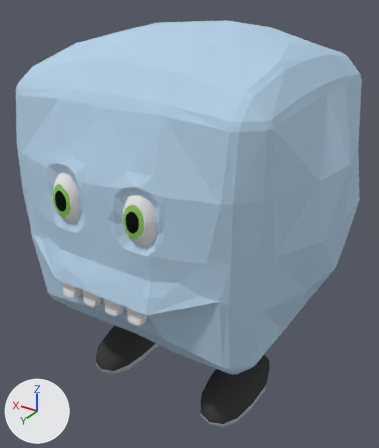
Renders of the Blender file 3Dmodels/Character/Cube_rigged.blend from each side of a commit.
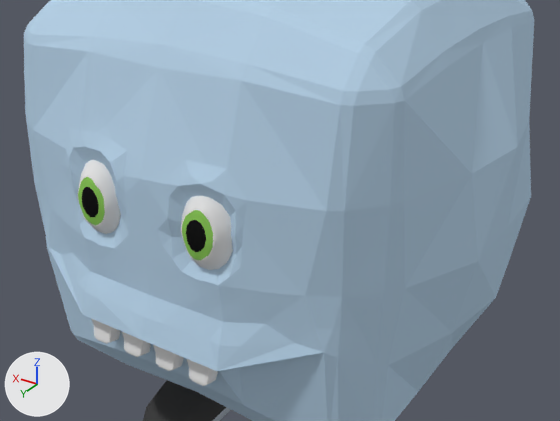
Old and new are each drawn whole from a 50 mm camera at (-2.15, 3.47, 3.4) aimed at (0.05, 0.06, 1.42) and again close up from a 50 mm camera at (-2.12, 3.43, 3.5) aimed at (-0.48, 0.88, 2.02). Lighting does not change. The marker at lower left points along +X, +Y and +Z.

Names of what the first close-up shows: 'Body', 'Eye', 'Foot', 'Tooth'.
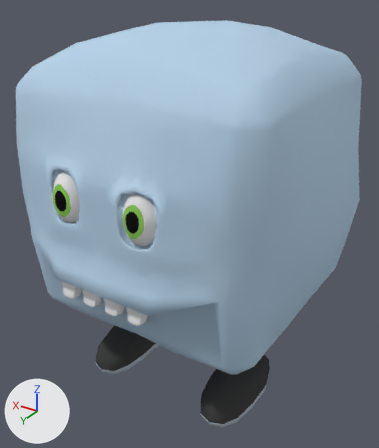
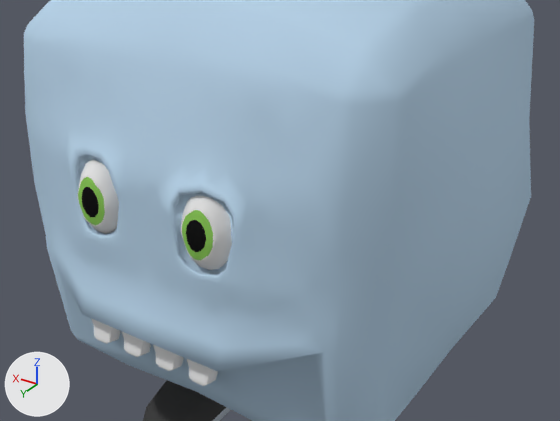
Commit message: - 3D: cube character, start doing eyelids

The change, as JSON lines over the scene's bpy script:
```json
{"block": "me_body", "where": "# used by ob_body; location = (0.0, 0.0, 1.774)"}
{"op": "remove", "block": "me_body", "code": "me_body.from_pydata(...)  # 544 vertices, 1070 faces; spans x -1.23..1.34, y -1.28..1.3, z -1.33..1.25"}
{"op": "add", "block": "me_body", "code": "me_body.from_pydata(...)  # 635 vertices, 1165 faces; spans x -1.23..1.34, y -1.28..1.3, z -1.33..1.25"}
{"block": "me_body", "change": "me_body part 1"}
{"block": "me_body", "change": "1 vertex is removed from x -0.14, y 1.22, z 0.27"}
{"block": "me_body", "change": "41 faces are deleted"}
{"block": "me_body", "change": "9 vertices move from x -0.45..0.46, y 1.17..1.23, z 0.06..0.37 to x -0.45..0.48, y 1.17..1.23, z 0.06..0.37"}
{"block": "me_body", "change": "92 vertices are added at x -0.46..0.47, y 1.17..1.23, z 0.02..0.46"}
{"block": "me_body", "change": "136 new faces join them"}
{"block": "me_body", "change": "me_body part 2: 1029 kept faces spanning x -1.23..1.34, y -1.28..1.3, z -1.33..1.25 are now shaded smooth"}
```

Where the change shows, as pixel boxes (x1, y1, x2, y2) in the close-ups (560 x 421 px):
```json
{"part": 1, "of": "me_body", "change": "built on", "before": [69, 146, 245, 288], "after": [69, 147, 245, 288]}
{"part": 2, "of": "me_body", "change": "shading changed", "before": [45, 0, 531, 421], "after": [45, 0, 531, 421]}
```
